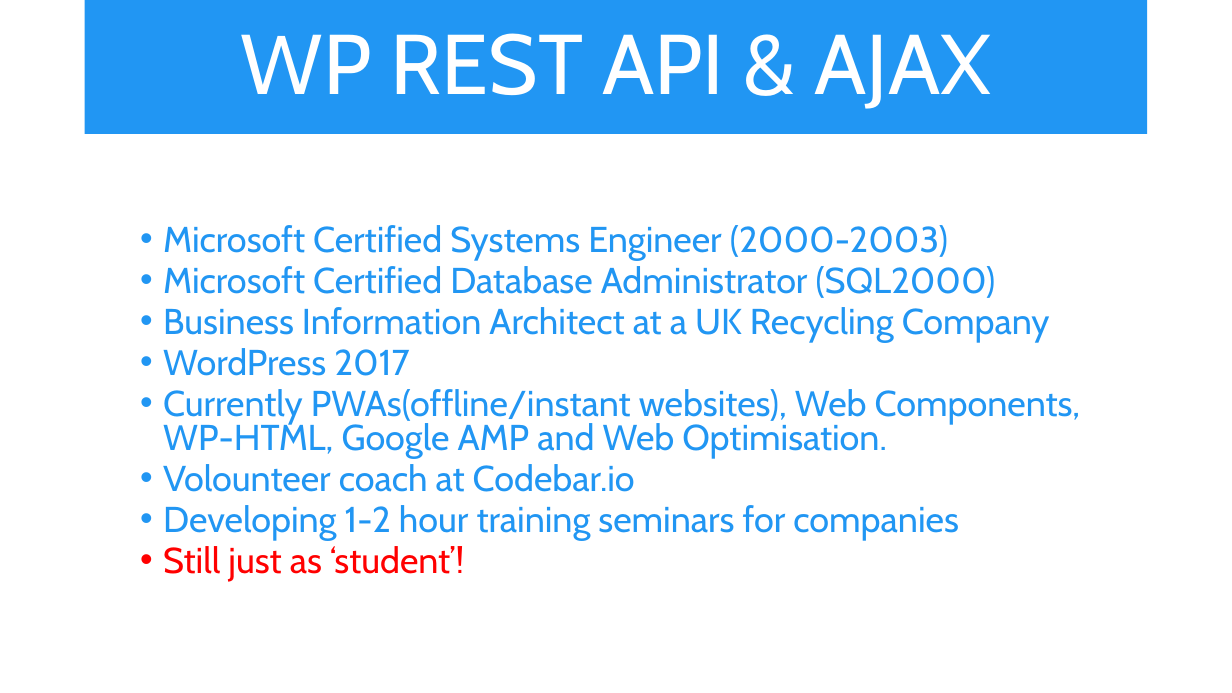
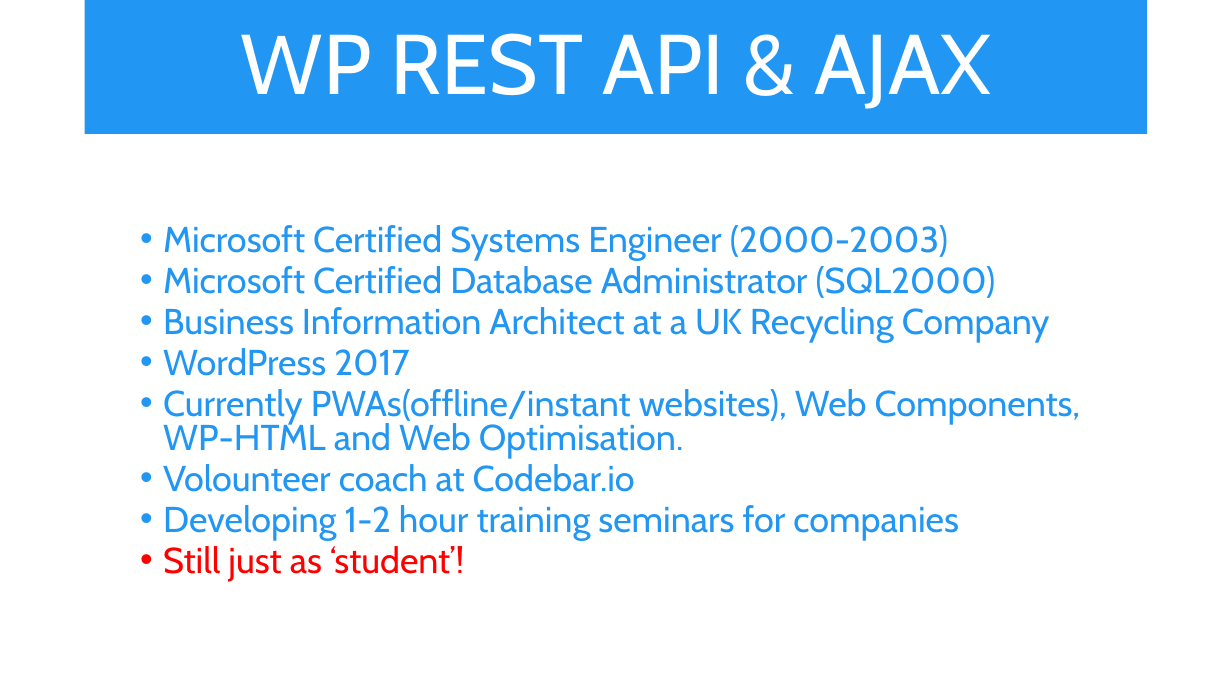
Before and after one commit to iwswordpress/rest, a slide deck: slide 3 of rest-api-workshop.pptx. Drawn at 1232x693 pixels with LibreOffice and Linux fonts; fonts in the diff are those of the drawing. Boxes give left, top, right and bottom in pixels: in the first picture for what was removed or moved away, otherwise in the second. Text is boxed around its words. In the diff, an @@ line names an element or a change of style, - is before the commit and + after.

```diff
--- a/rest-api-workshop.pptx
+++ b/rest-api-workshop.pptx
@@ text at box(163, 389, 1081, 459): text changed @@
-  • Currently PWAs(offline/instant websites), Web Components, WP-HTML, Google AMP and Web Optimisation.
+  • Currently PWAs(offline/instant websites), Web Components, WP-HTML and Web Optimisation.
```
Also in this commit, not shown: 2 other files.
